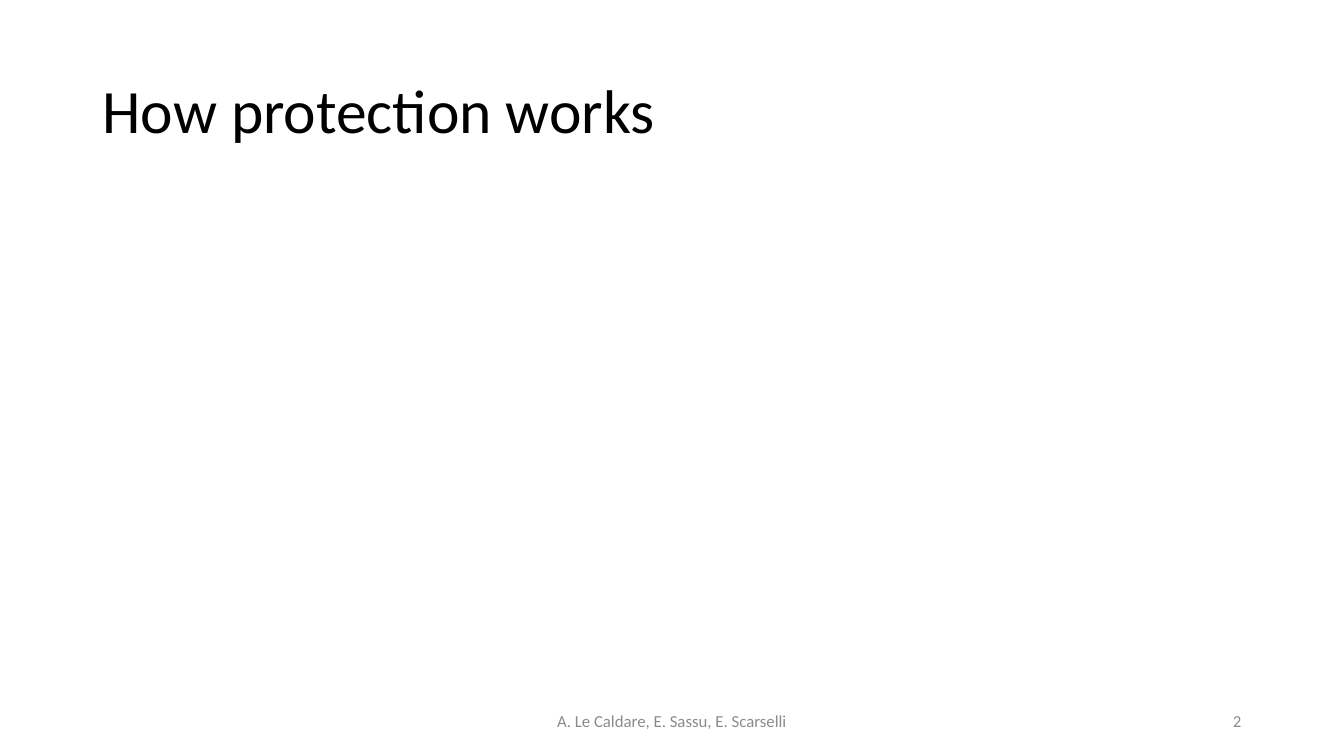
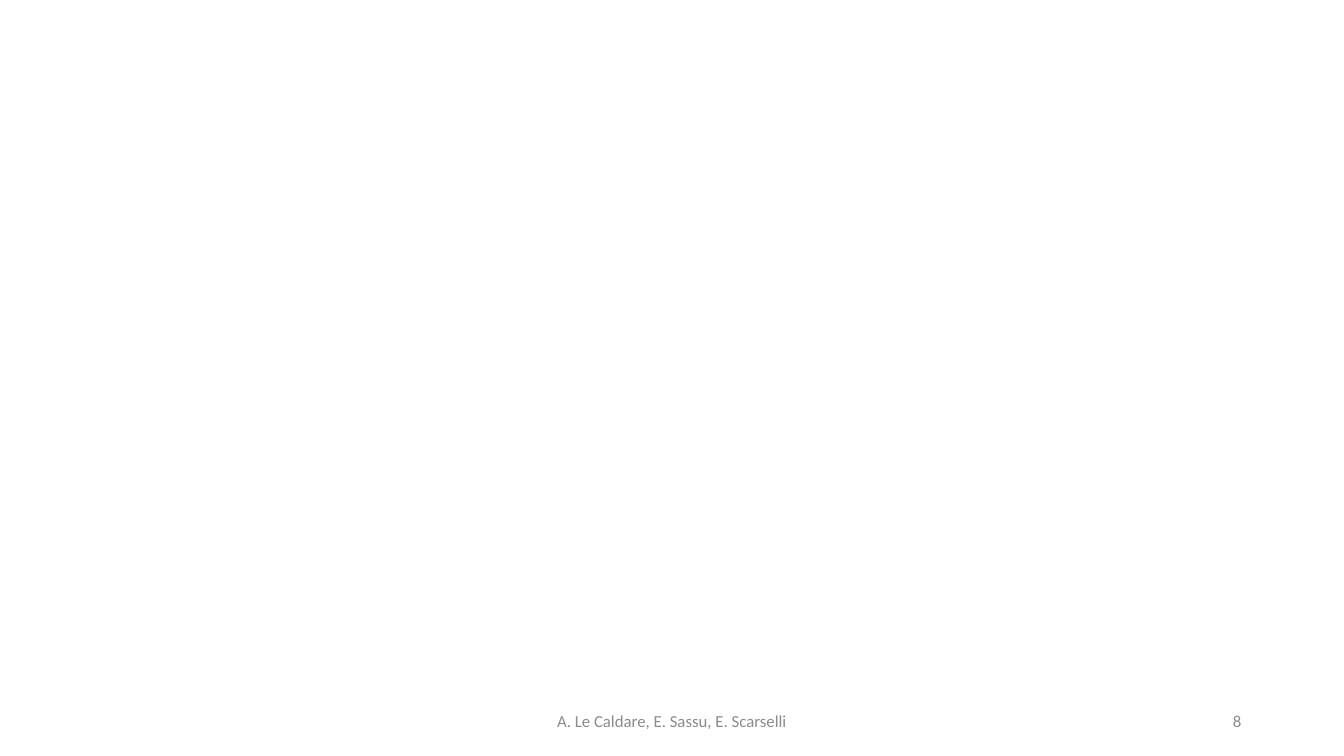
Before and after one commit to psoftware/ddosdefence-floodlight-controller, a slide deck: slide 8 of Docs/DDoSDefence.pptx (slide 2 before the commit). Drawn at 1344x756 pixels with LibreOffice and Linux fonts; fonts in the diff are those of the drawing. Boxes give left, top, right and bottom in pixels: in the first picture for what was removed or moved away, otherwise in the second. Text is boxed around its words. In the diff, an @@ line names an element or a change of style, - is before the commit and + after.

Commit message:
Slide

```diff
--- a/Docs/DDoSDefence.pptx
+++ b/Docs/DDoSDefence.pptx
@@ title removed at <box>102,90,655,143</box> @@
-How protection works
@@ page number at <box>1233,715,1241,727</box>: text changed @@
-2
+8
```
Also in this commit, not shown: 4 other slides changed, 1 slide added, 1 other file.
